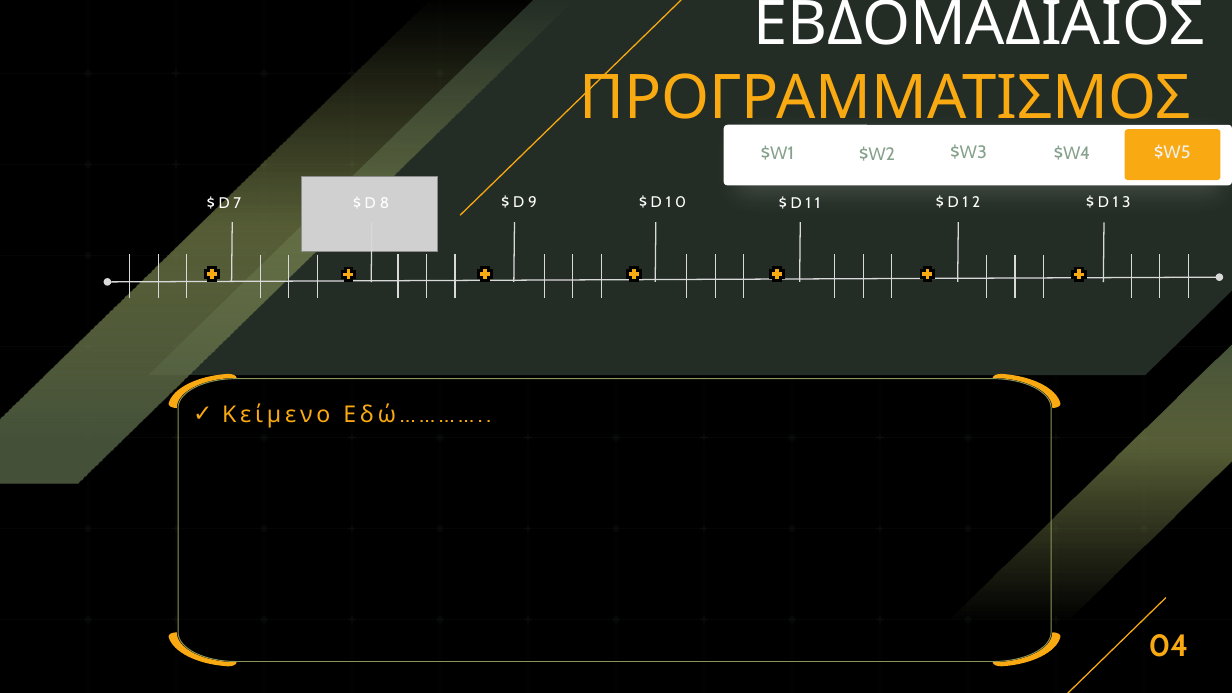
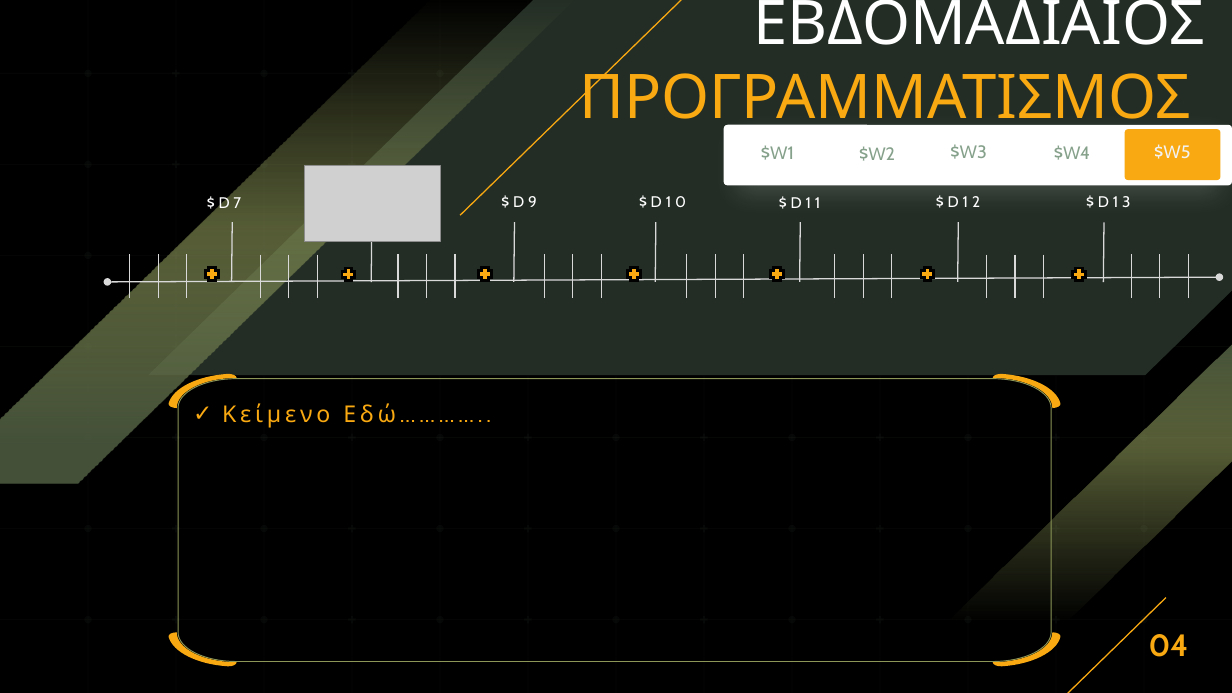
Before and after one commit to GiorgosNik/weekly_report_automator, a slide deck: slide 4 of template/firstBureauTemplate.pptx. Drawn at 1232x693 pixels with LibreOffice and Linux fonts; fonts in the diff are those of the drawing; grey boxes stand for pictures. Boxes give left, top, right and bottom in pixels: in the first picture for what was removed or moved away, otherwise in the second. Text is boxed around its words. In the diff, an @@ line names an element or a change of style, - is before the commit and + after.

```diff
--- a/template/firstBureauTemplate.pptx
+++ b/template/firstBureauTemplate.pptx
@@ picture: place and size @@
-picture at (302,177,438,252)
+picture at (305,166,441,242)
@@ text removed at (353,197,389,208) @@
-$D8
```
Also in this commit, not shown: 2 other slides changed, 2 other files.
